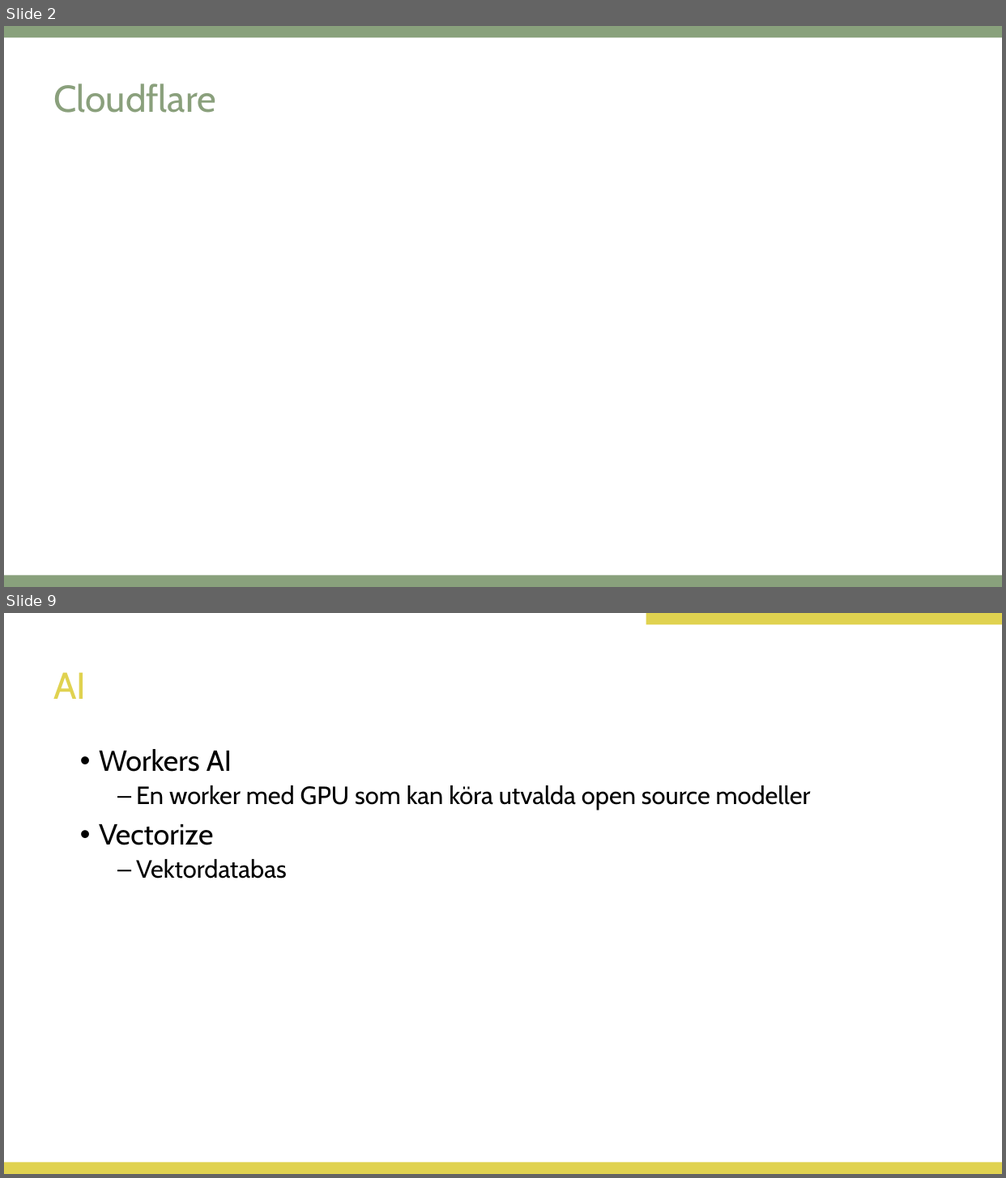
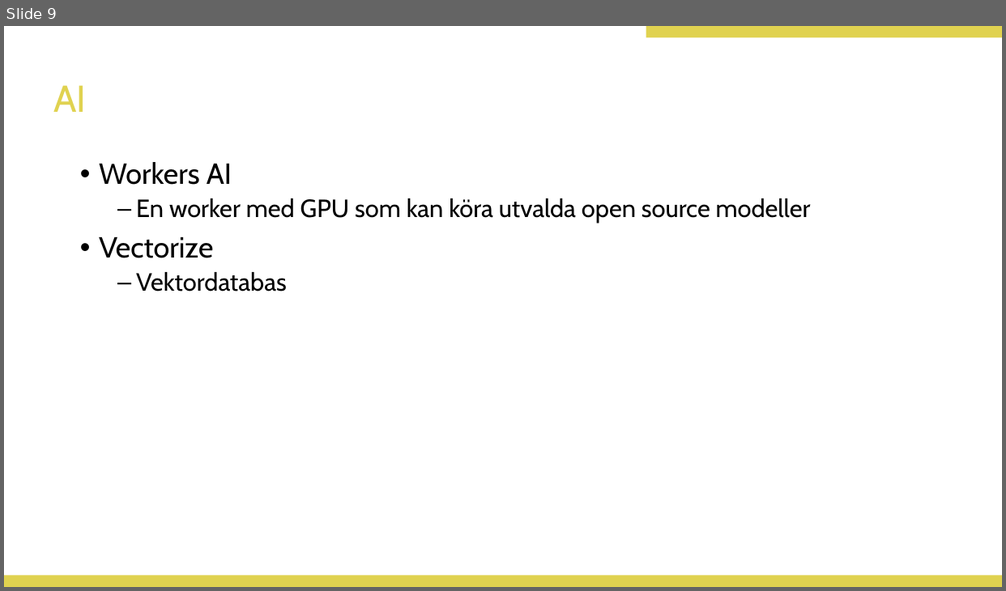
Before and after one commit to Doverstav/kitscon241, a slide deck: docs/presentation.pptx. Shown one above the other, each under a label of ours: slides 2 and 9 before the commit, slide 9 after it; the slides between them are not shown. The pictures are 1006x1178 and 1006x591 pixels, drawn with LibreOffice and Linux fonts; fonts in the diff are those of the drawing; background and template pictures are left out. Boxes give left, top, right and bottom in pixels: in the first picture for what was removed or moved away, otherwise in the second. Text is boxed around its words. In the diff, an @@ line names an element or a change of style, - is before the commit and + after.

```diff
--- a/docs/presentation.pptx
+++ b/docs/presentation.pptx
@@ slide 2 removed at (4, 26, 1002, 587), background #FFFFFF @@
@@ rectangle removed at (4, 26, 1002, 38) @@
@@ title removed at (53, 84, 216, 113) @@
-Cloudflare
@@ rectangle removed at (4, 575, 1002, 587) @@
```
Also in this commit, not shown: 5 slides changed, 9 slides added, 6 other slides removed, 1 other file.
